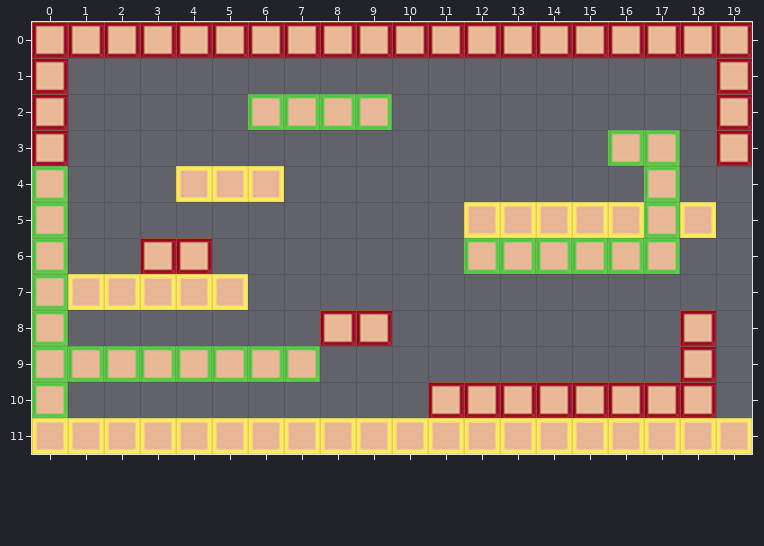
A Tiled map gets an edit: public/assets/maps/testlevel.tmx. Above is the file before it was changed.
Cells are 64x64 px. Shown: x 0..19, y 0..11.
After the commit:
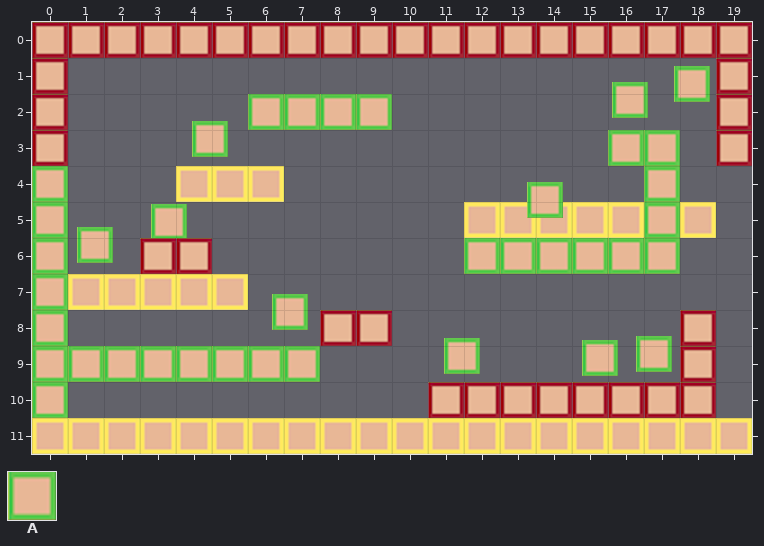
Key: from "tiles": A 1.
Objects are placed by their top-left corner, in cells (3,4 is the top-left corner of cell 3,4); size is 1x1 cell unless given.
Edits made:
Layer "collectibles1" (added):
added: A at 17.8,1.2
added: A at 1.3,5.7
added: A at 16.8,8.7
Layer "collectibles2" (added):
added: A at 16.1,1.7
added: A at 4.4,2.8
added: A at 13.8,4.5
added: A at 11.4,8.8
Layer "collectibles3" (added):
added: A at 3.3,5.1
added: A at 6.7,7.6
added: A at 15.3,8.8
